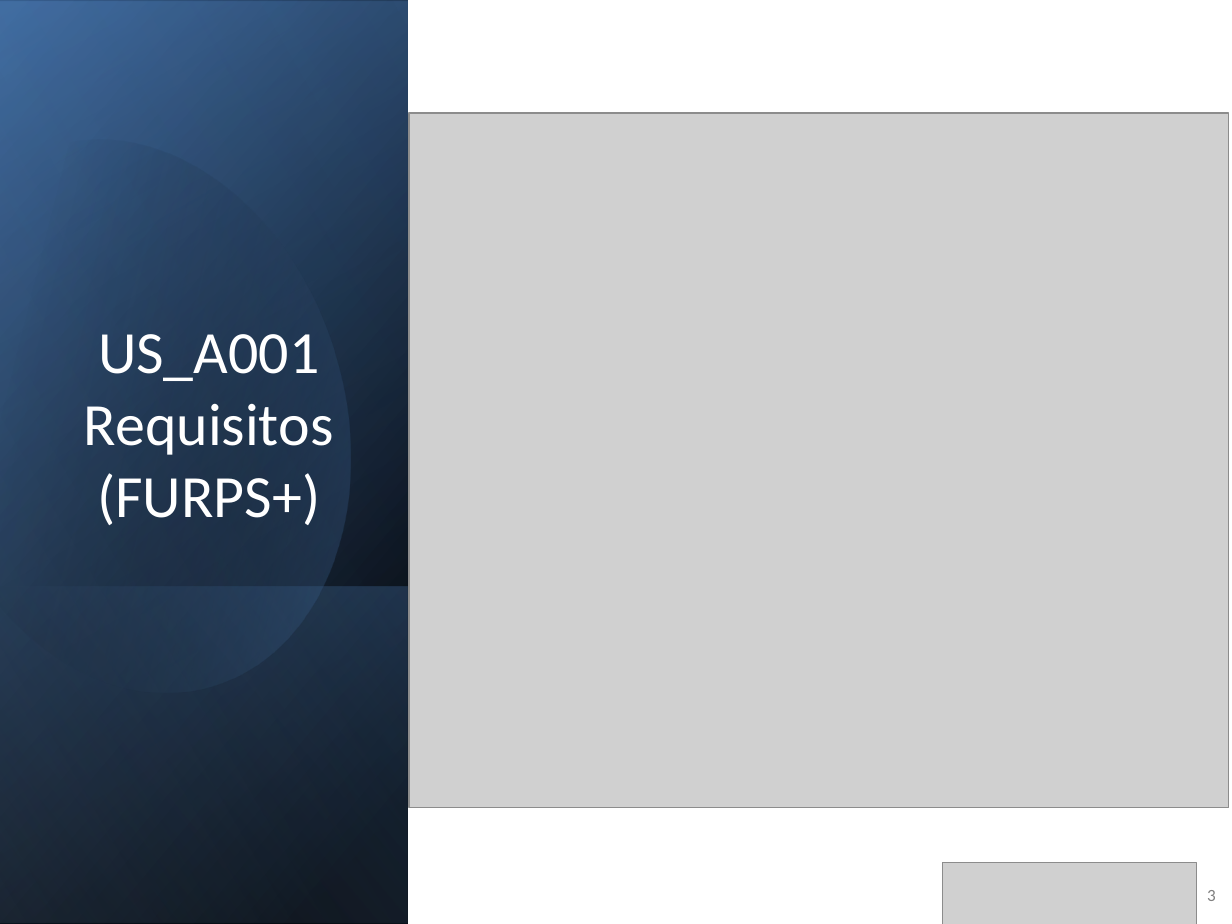
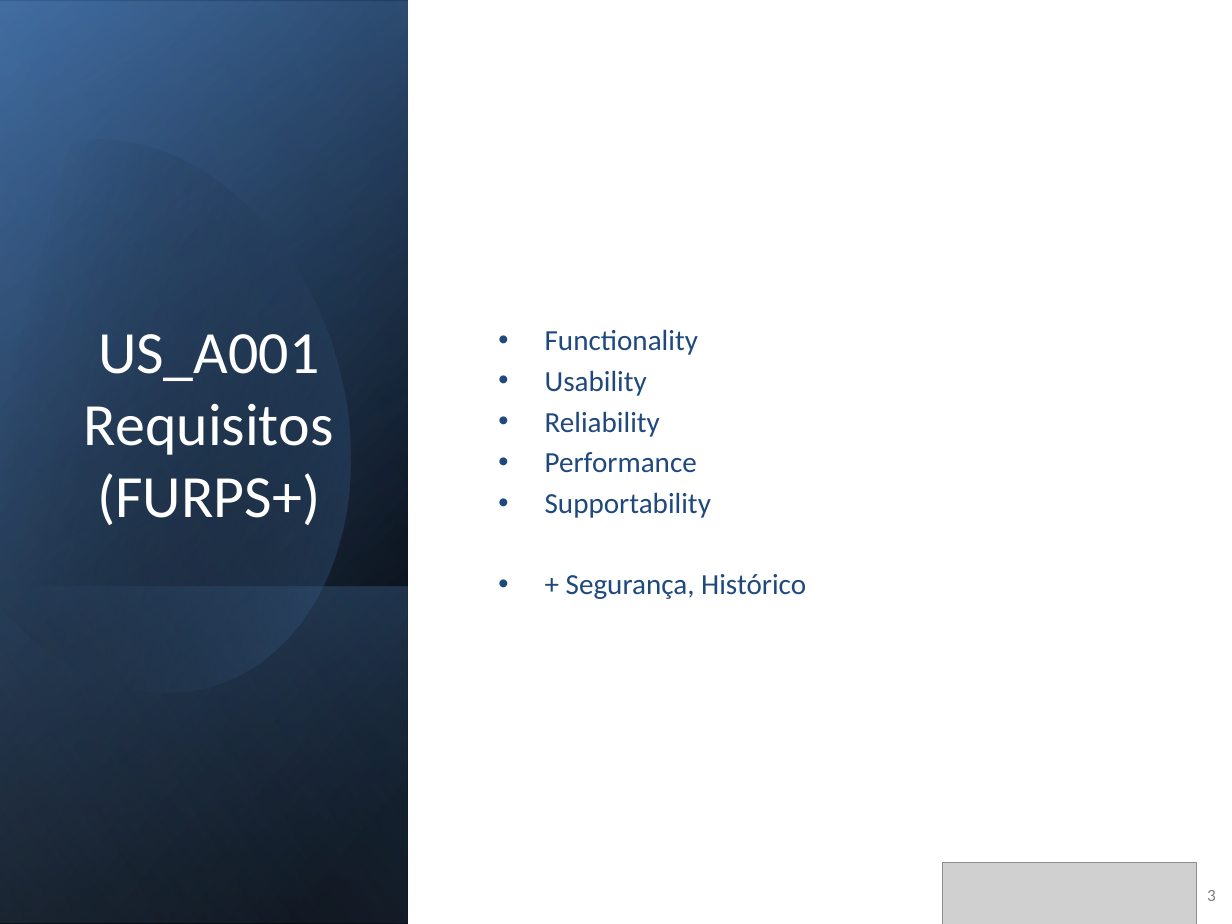
Before and after one commit to joaoventura2024064-dev/ISTECPROJ2526, a slide deck: slide 3 of docs/Sprint_A_Apresentacao_v0.pptx. Drawn at 1232x924 pixels with LibreOffice and Linux fonts; fonts in the diff are those of the drawing; grey boxes stand for pictures. Boxes give left, top, right and bottom in pixels: in the first picture for what was removed or moved away, otherwise in the second. Text is boxed around its words. In the diff, an @@ line names an element or a change of style, - is before the commit and + after.

```diff
--- a/docs/Sprint_A_Apresentacao_v0.pptx
+++ b/docs/Sprint_A_Apresentacao_v0.pptx
@@ picture removed at (409, 113, 1228, 808) @@
@@ text added at (545, 329, 806, 599), 17 pt, text #1F497D @@
+• Functionality
+• Usability
+• Reliability
+• Performance
+• Supportability
+• + Segurança, Histórico
```
Also in this commit, not shown: 1 other slide changed, 4 slides added.
